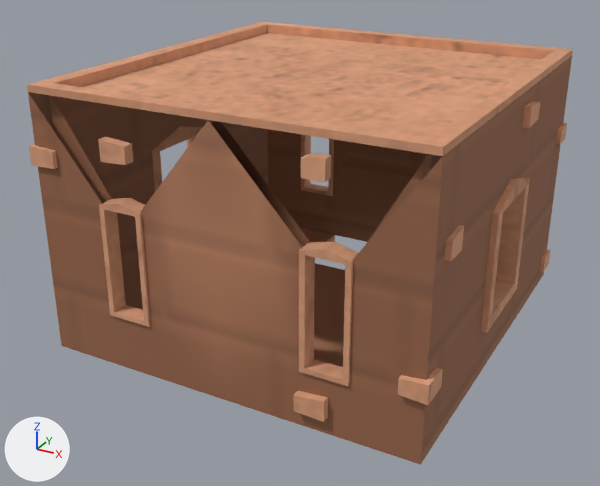
Renders of the FBX model Assets/XanaBuilder Assets/Models/ARC/04_ModernHouse/ARC0410009_House09/ARC0410009.fbx from each side of a commit.
One viewpoint serves both versions: a 50 mm lens placed at (5.64, -11.05, 6.78), pointed at (-0.2, -0.43, 1.47). The axes (+X, +Y, +Z) are drawn at lower left. The lights are the same throughout. Where no turn or scale is listed for an object, it has been applied to the vertices.

Objects in the first picture: 'smARC0410009'.
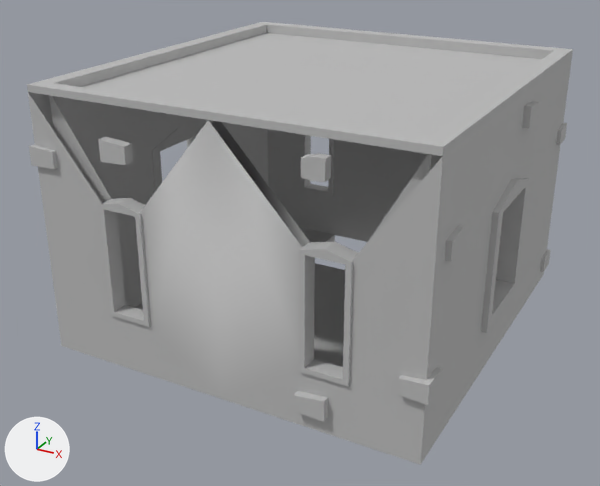
Where the change shows, as pixel boxes [x1, y1, x2, y2] in the pictures (600 x 486 px):
'smARC0410009', surface changed (brown to grey): [27, 22, 573, 465] in both

The edits, one by one:
In material 'mtARC0410009_PlaceMode' (mat_mtarc0410009_placemode), texture is no longer img_txarc0410009_diffuse_png.
In material 'mtARC0410009_PlaceMode' (mat_mtarc0410009_placemode), base_color is now set to (0.5, 0.5, 0.5), grey #bcbcbc.
